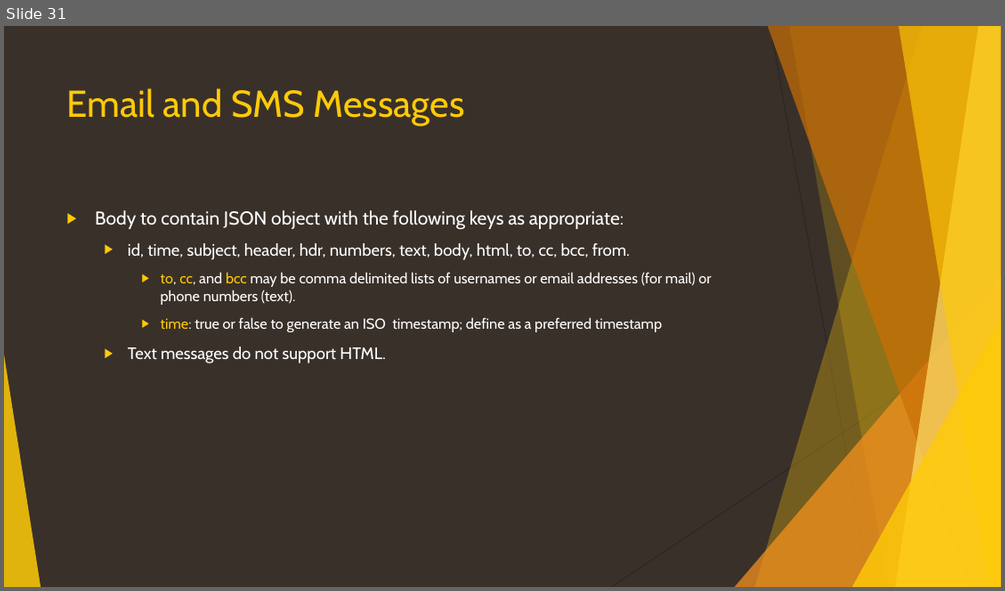
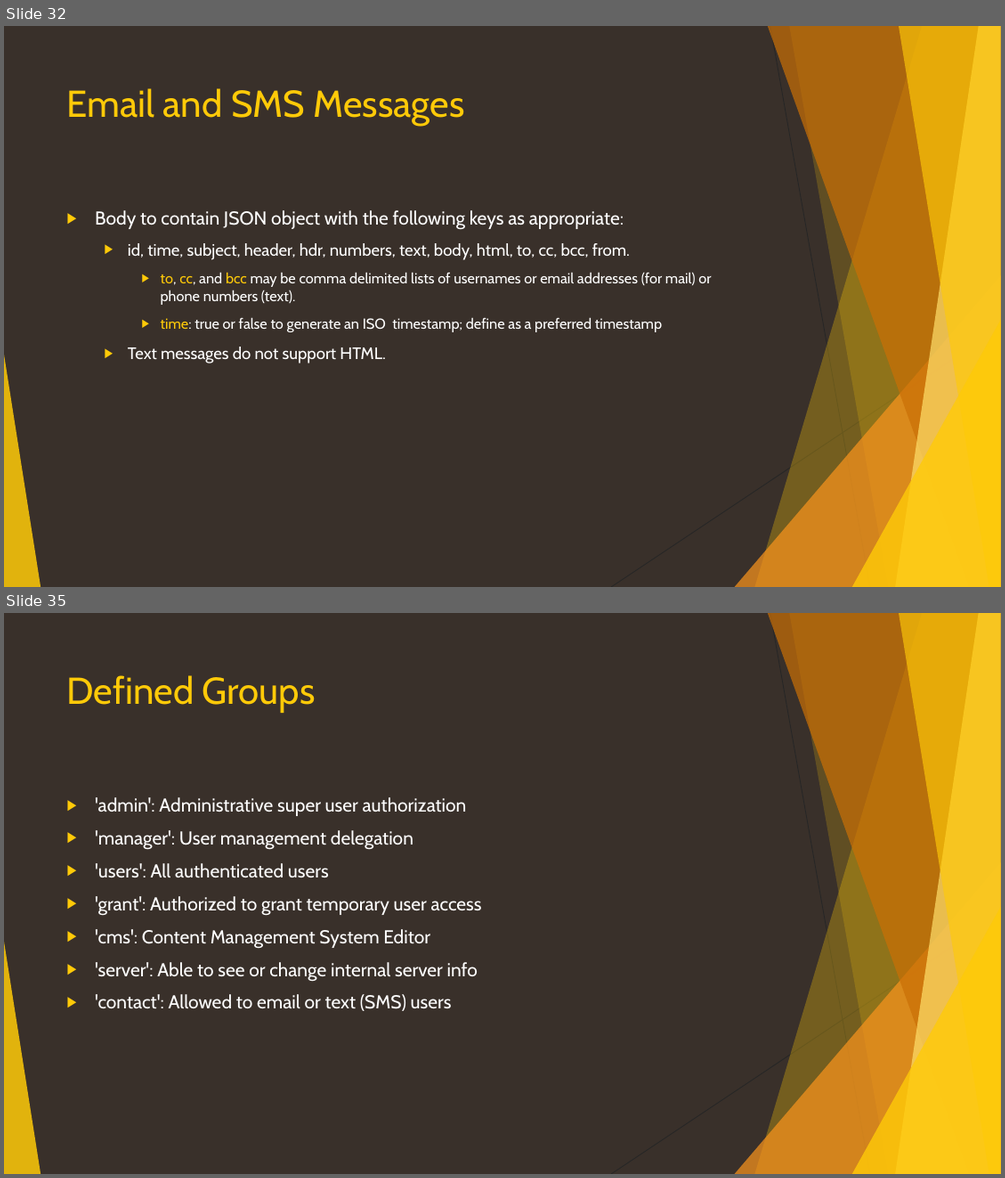
Before and after one commit to CanyonCasa/HomebrewDIY, a slide deck: HomebrewAPI.pptx. Shown one above the other, each under a label of ours: slide 31 before the commit, slides 32 and 35 after it; the slides between them are not shown. The pictures are 1005x591 and 1005x1178 pixels, drawn with LibreOffice and Linux fonts; fonts in the diff are those of the drawing. Boxes give left, top, right and bottom in pixels: in the first picture for what was removed or moved away, otherwise in the second. Text is boxed around its words. In the diff, an @@ line names an element or a change of style, - is before the commit and + after.

```diff
--- a/HomebrewAPI.pptx
+++ b/HomebrewAPI.pptx
@@ slide 35 added at (4, 613, 1001, 1174), background #39302A; not listed: 10 template elements that a slide beside it also shows @@
@@ title added at (67, 675, 316, 713), 36 pt, text #FFCA08 @@
+Defined Groups
@@ text added at (95, 797, 482, 1011), 18 pt, text #FFFFFF @@
+▶ 'admin': Administrative super user authorization
+▶ 'manager': User management delegation
+▶ 'users': All authenticated users
+▶ 'grant': Authorized to grant temporary user access
+▶ 'cms': Content Management System Editor
+▶ 'server': Able to see or change internal server info
+▶ 'contact': Allowed to email or text (SMS) users
@@ what was slide 31 is now slide 32 @@
```
Also in this commit, not shown: 11 slides changed, 3 other slides added, 1 slide removed, 8 other files.
